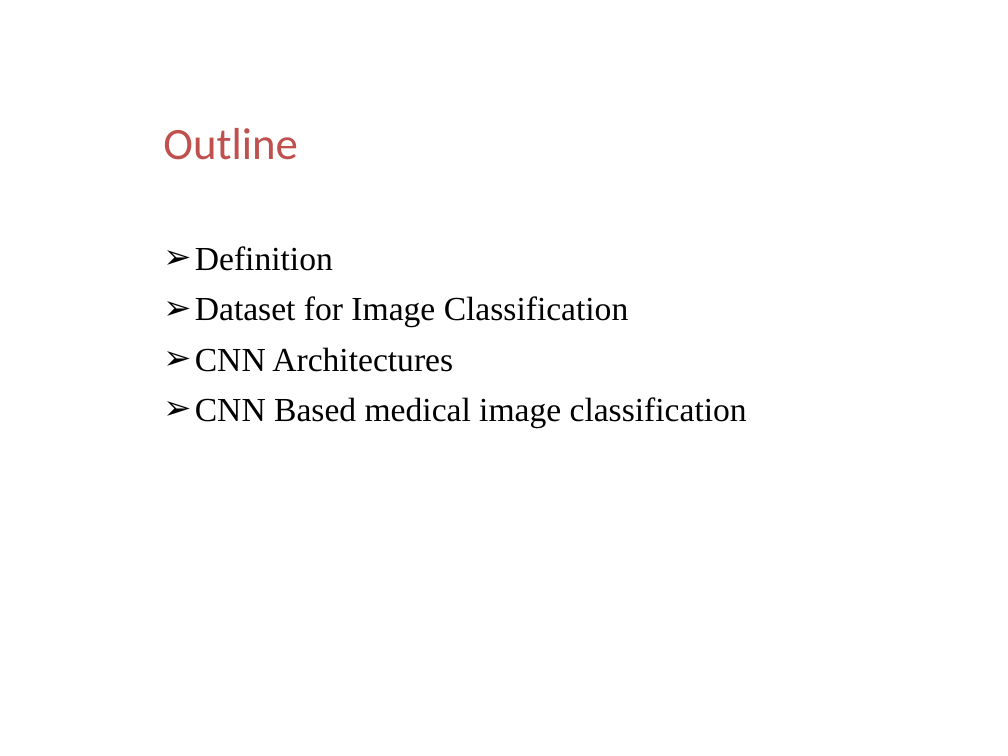
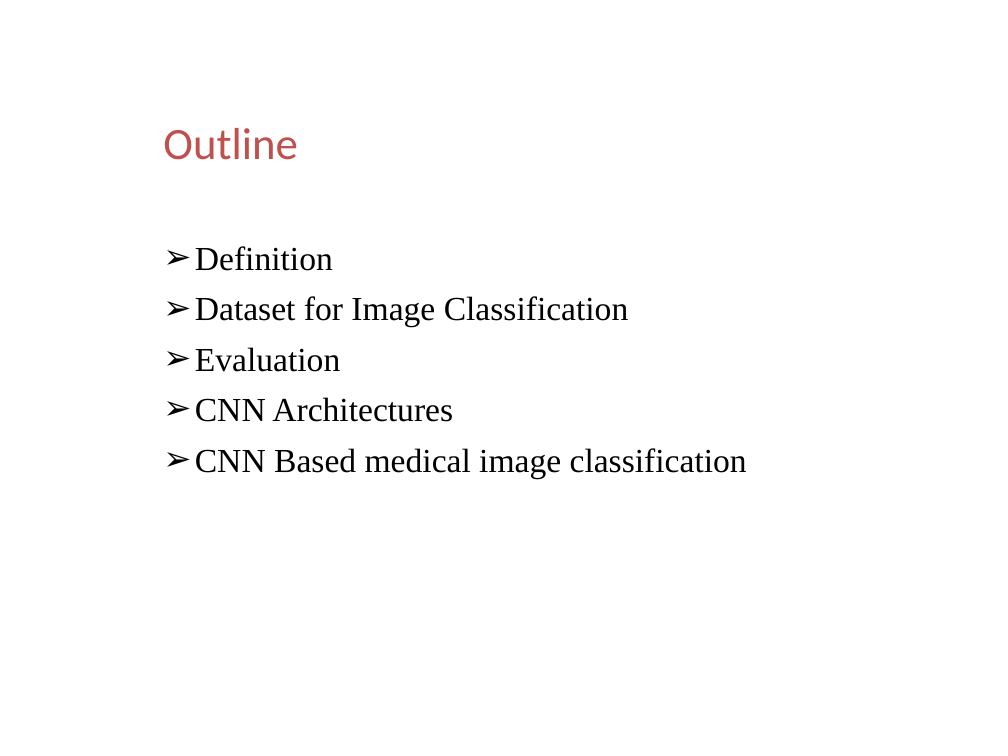
Before and after one commit to ttomchy/CV_2Project, a slide deck: slide 2 of presentation.pptx. Drawn at 1008x756 pixels with LibreOffice and Linux fonts; fonts in the diff are those of the drawing; background and template pictures are left out. Boxes give left, top, right and bottom in pixels: in the first picture for what was removed or moved away, otherwise in the second. Text is boxed around its words. In the diff, an @@ line names an element or a change of style, - is before the commit and + after.

```diff
--- a/presentation.pptx
+++ b/presentation.pptx
@@ text at [195,347,340,372]: paragraph added @@
+➢ Evaluation
```
Also in this commit, not shown: 5 other slides changed, 1 slide removed.
